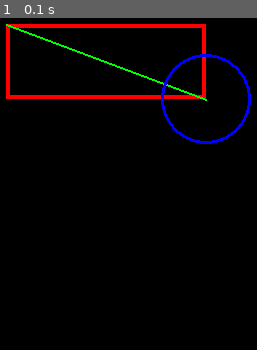
Above: before the commit, frame 1.
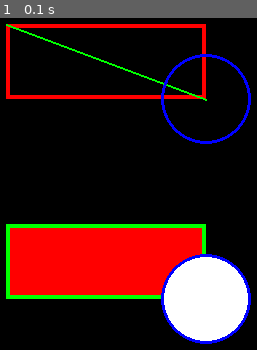
Above: after the commit, the same moment.

Repository: zzzHonore/hector
Game: pygame game, started from tutorials/pygame-2-lijnen en figuren.py
The game is run twice, just before and just after one commit, with the same random seed, the same clock (stepped at 60 frames per second) and the same inputs.
Inputs:
- Up to frame 1 (0.1 s): no input

The runs differ from the first frame. In frame 1, 23% of the frame differs, in the area x 2-98%, y 62-99%.

Commit message:
Update pygame-2-lijnen en figuren.py

Diff:
--- a/tutorials/pygame-2-lijnen en figuren.py
+++ b/tutorials/pygame-2-lijnen en figuren.py
@@ -65,6 +65,17 @@
 # We tekenen een blauwe cirkel met straal 45, rond de rechteronderhoek van de rectangle, met dikte 3
 pg.draw.circle(win, BLUE, (rect1.right, rect1.bottom), 45, 3)
 
+# Variatie: Tekenen van gevulde figuren met rand
+# Door 1 maal de figuren te tekenen met width=0 krijgen we een opgevulde figuur
+# Door dan 1 maal de figuren te tekenen met width>0 krijgen we een rand
+# Eerst tekenen we een rode rechthoek met groene rand
+rect1 = pg.Rect((40, 280, 200, 75))  # (left,top,width,height)
+pg.draw.rect(win, RED, rect1,0)  # Eerst de rode achtergrond
+pg.draw.rect(win, GREEN, rect1,4)  # Dan de groenekader
+# Dan tekenen we een witte cirkel met straal 45, met blauwe rand
+pg.draw.circle(win, WHITE, (rect1.right, rect1.bottom), 45, 0)
+pg.draw.circle(win, BLUE, (rect1.right, rect1.bottom), 45, 3)
+
 # Alles wordt getekend op een onzichtbaar venster
 # pg.display.update() kopieert alles naar het zichtbare scherm in 1 stap
 pg.display.update()
